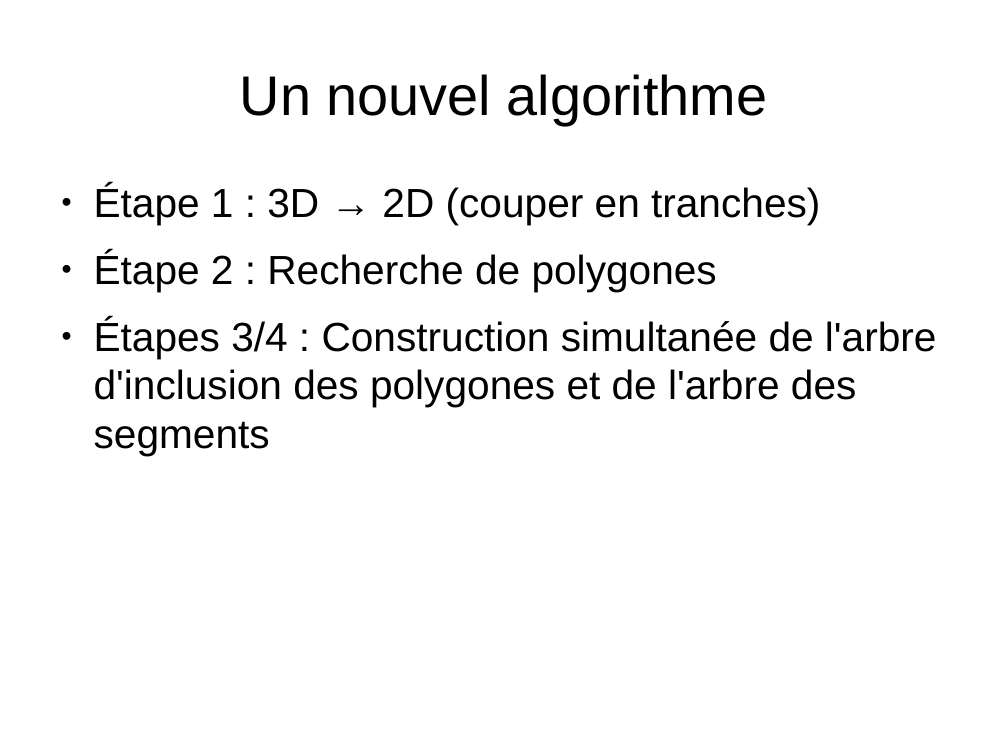
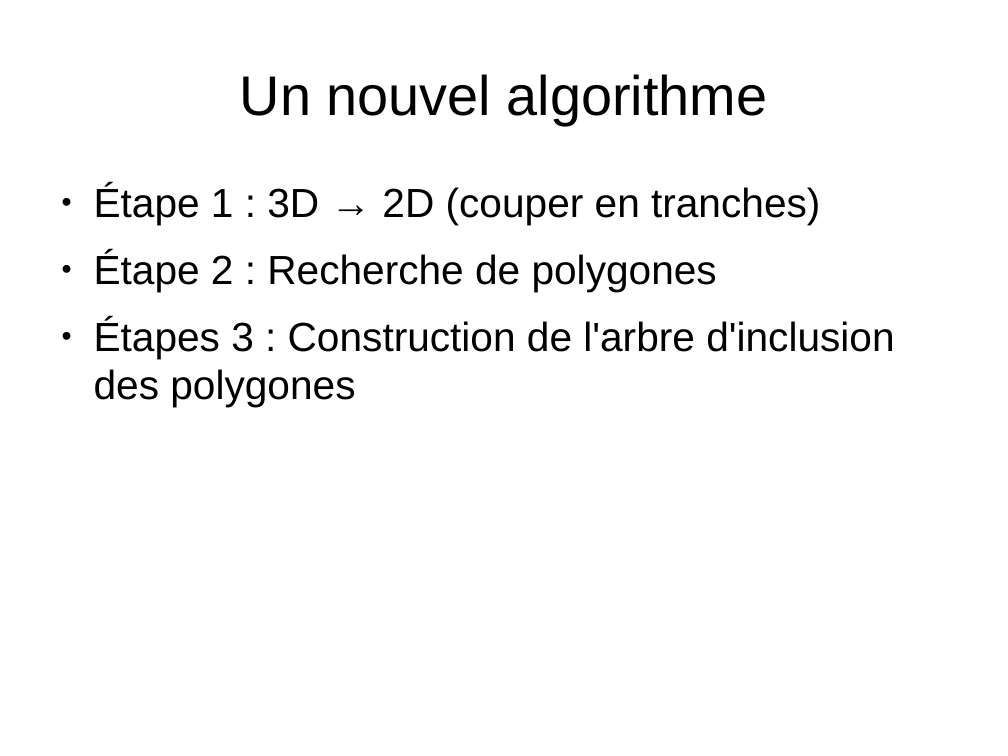
Before and after one commit to wagnerf42/Jimn, a slide deck: slide 8 of soutenance/soutenance.odp. Drawn at 1008x756 pixels with LibreOffice and Linux fonts; fonts in the diff are those of the drawing. Boxes give left, top, right and bottom in pixels: in the first picture for what was removed or moved away, otherwise in the second. Text is boxed around its words. In the diff, an @@ line names an element or a change of style, - is before the commit and + after.

Commit message:
images arbre polygones

```diff
--- a/soutenance/soutenance.odp
+++ b/soutenance/soutenance.odp
@@ text at bbox=[94, 318, 894, 407]: text changed @@
-● Étapes 3/4 : Construction simultanée de l'arbre d'inclusion des polygones et de l'arbre des segments
+● Étapes 3 : Construction de l'arbre d'inclusion des polygones
```
Also in this commit, not shown: 1 other slide changed.
